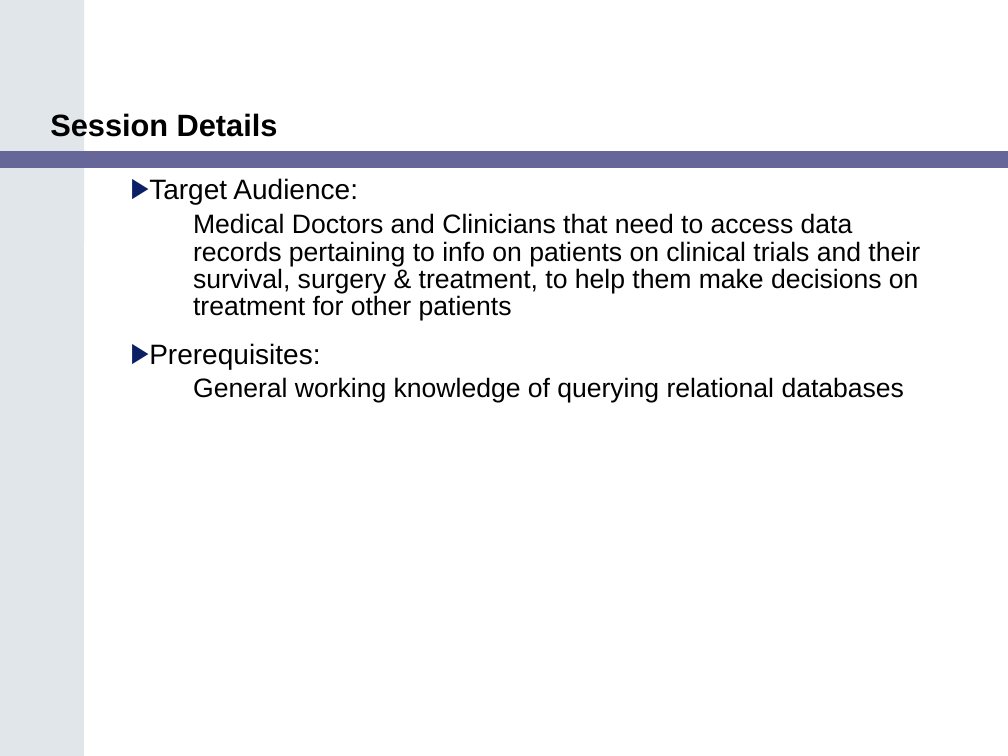
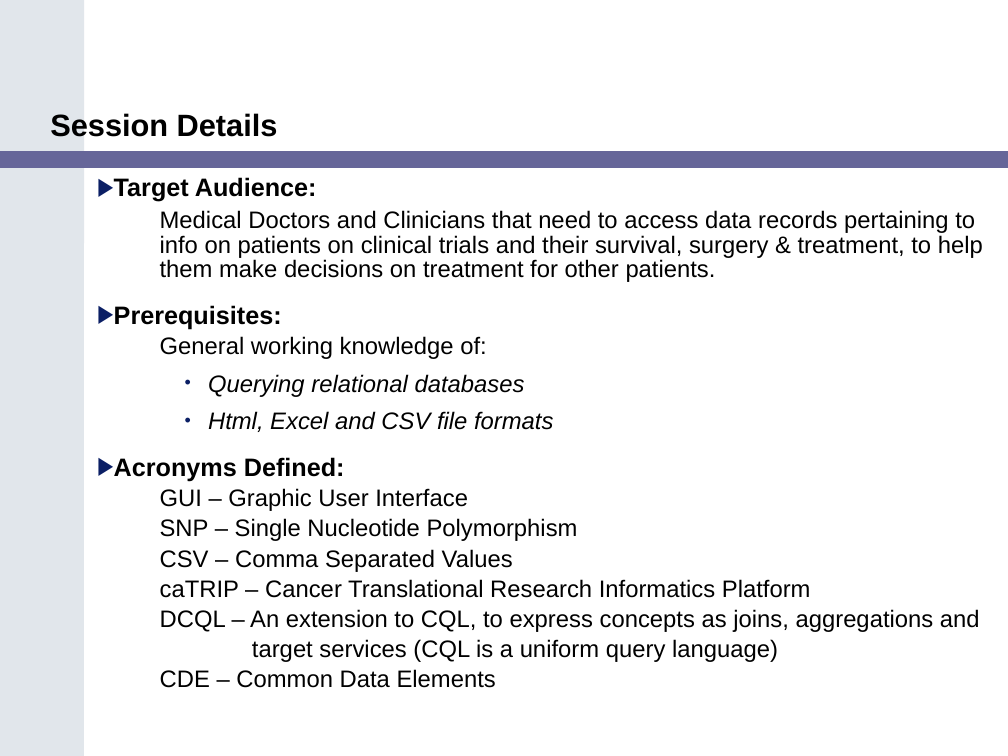
Before and after one commit to NCIP/catrip, a slide deck: slide 2 of catrip/documentation/training/caTRIP_Training_Module.ppt. Drawn at 1008x756 pixels with LibreOffice and Linux fonts; fonts in the diff are those of the drawing. Boxes give left, top, right and bottom in pixels: in the first picture for what was removed or moved away, otherwise in the second. Text is boxed around its words. In the diff, an @@ line names an element or a change of style, - is before the commit and + after.

```diff
--- a/catrip/documentation/training/caTRIP_Training_Module.ppt
+++ b/catrip/documentation/training/caTRIP_Training_Module.ppt
@@ text "Target Audience:": place and size @@
-text "Target Audience:" at <box>149,178,920,403</box>
+text "Target Audience:" at <box>114,177,983,688</box>
@@ text at <box>114,177,317,329</box>: size 20 to 18 pt, bold on in "Target Audience:", "Prerequisites:" @@
@@ text at <box>160,210,983,282</box>: text changed; size 19 to 17 pt @@
-  Medical Doctors and Clinicians that need to access data records pertaining to info on patients on clinical trials and their survival, surgery & treatment, to help them make decisions on treatment for other patients
+  Medical Doctors and Clinicians that need to access data records pertaining to info on patients on clinical trials and their survival, surgery & treatment, to help them make decisions on treatment for other patients.
@@ text at <box>114,336,980,688</box>: text changed; size 19 to 17 pt @@
-  General working knowledge of querying relational databases
+  General working knowledge of:
+    • Querying relational databases
+    • Html, Excel and CSV file formats
+▶ Acronyms Defined:
+  GUI – Graphic User Interface
+  SNP – Single Nucleotide Polymorphism
+  CSV – Comma Separated Values
+  caTRIP – Cancer Translational Research Informatics Platform
+  DCQL – An extension to CQL, to express concepts as joins, aggregations and
+  target services (CQL is a uniform query language)
+  CDE – Common Data Elements
```
Also in this commit, not shown: 26 other slides changed, 6 slides added, 1 slide removed, 2 other files.
